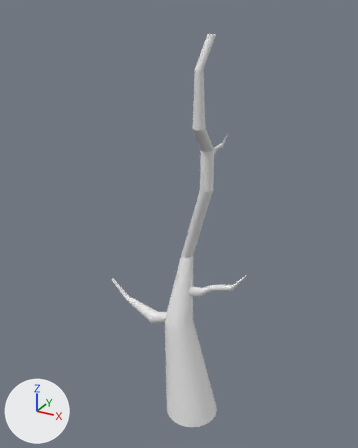
Two versions of the Blender file env_tree_FarhanDinaf_01.blend, one commit apart.
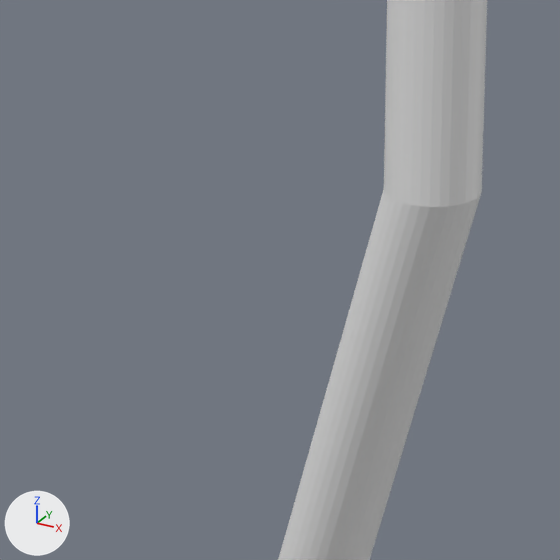
The first picture shows the older version from a camera (50 mm lens) standing at (3.58, -7.12, 7.31) and looking at (-0.53, 0.35, 3.57). The close-ups show the older and then the newer version on the part from 41% to 63% of the width and 37% to 54% of the height of that picture. Only the edits that show in the close-ups are written down. The lights are fixed; the arrows at lower left show +X, +Y and +Z.
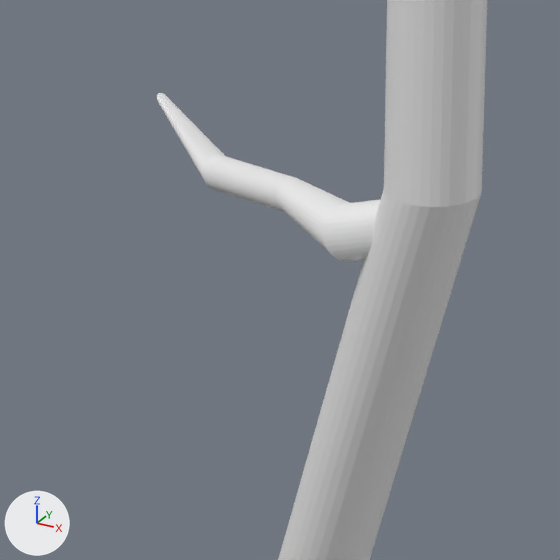
The edits, one by one:
me_cylinder_001 is used by ob_cylinder; location (0.0, 0.0, 0.0).
me_cylinder_001 had 1044 vertices, 876 faces and spanned x -2.06..0.7, y -0.48..0.78, z -0.44..6.93.
me_cylinder_001 now has 1332 vertices, 1069 faces and spans x -2.06..0.7, y -0.48..0.78, z -0.44..7.11.
me_cylinder_001 part 1: a new loose piece of 96 vertices spanning x -0.38..0.0, y 0.23..0.38, z 4.16..4.32.
me_cylinder_001 part 2: a new loose piece of 96 vertices spanning x -0.82..-0.33, y 0.3..0.51, z 4.22..4.42.
Other edits to the shape of me_cylinder_001 do not show in these pictures.

Location of each change, (x1, y1, x2, y2) in pixels of the close-ups (560 x 560 px):
'Cylinder', reshaped
    before: (278, 0, 487, 560)
    after: (157, 0, 487, 560)
part 1 of me_cylinder_001, added
    after: (276, 177, 381, 262)
part 2 of me_cylinder_001, added
    after: (157, 93, 292, 212)
